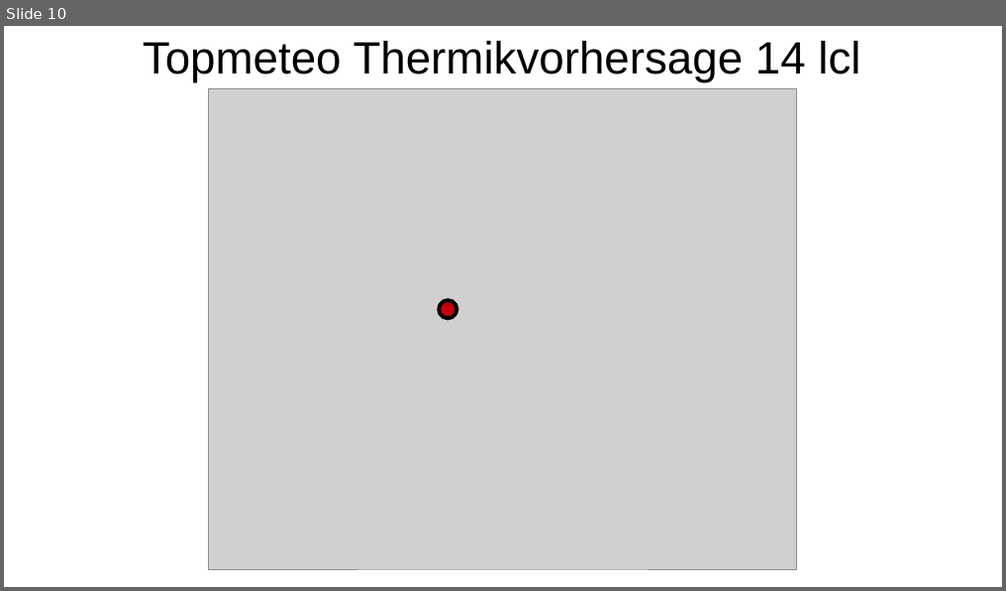
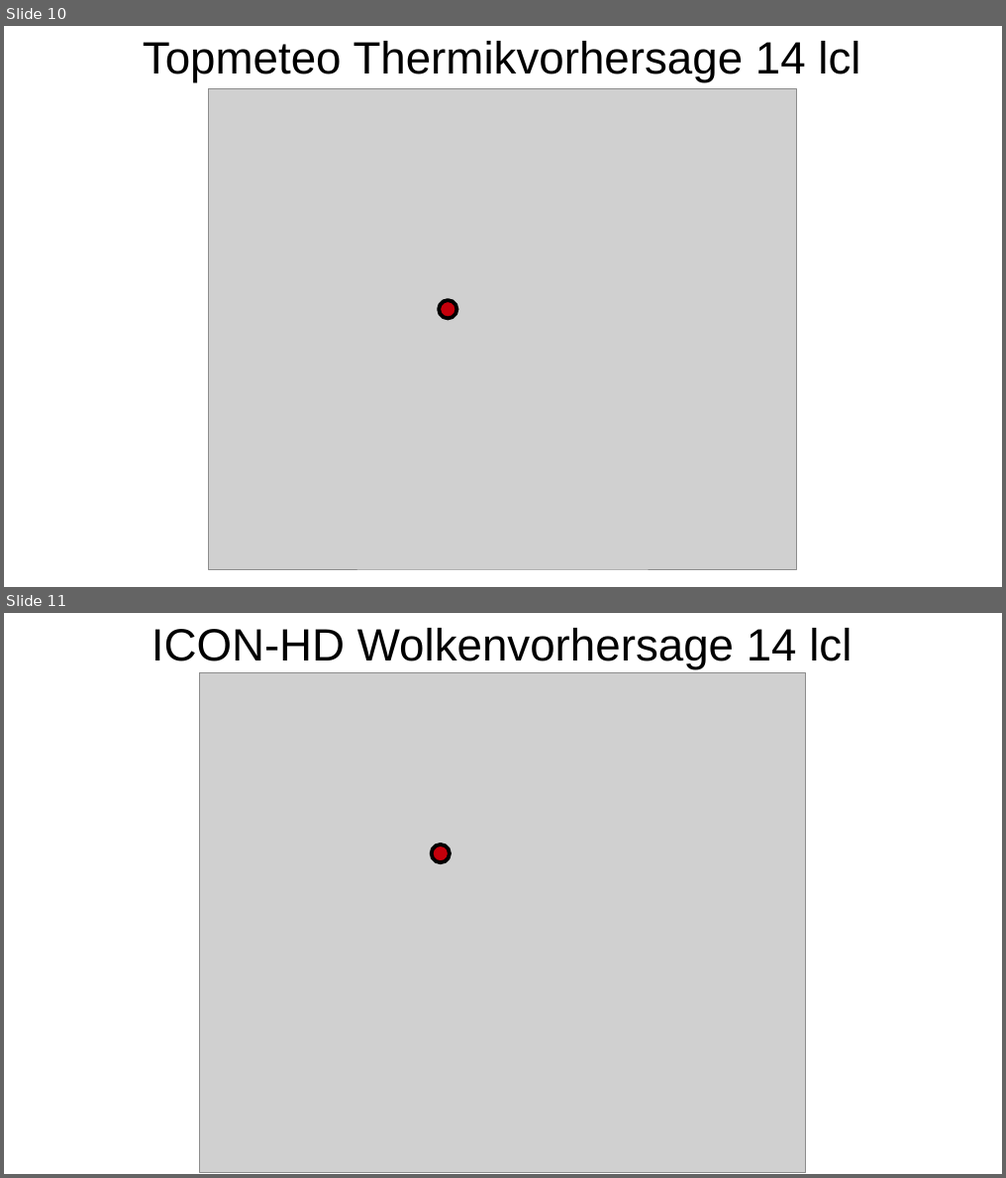
Before and after one commit to jkretz/metbrief, a slide deck: briefings/prievidza_25/template_prievidza_25/template_prievidza_25.odp. Shown one above the other, each under a label of ours: slide 10 before the commit, slides 10 and 11 after it. The pictures are 1006x591 and 1006x1178 pixels, drawn with LibreOffice and Linux fonts; fonts in the diff are those of the drawing; grey boxes stand for pictures. Boxes give left, top, right and bottom in pixels: in the first picture for what was removed or moved away, otherwise in the second. Text is boxed around its words. In the diff, an @@ line names an element or a change of style, - is before the commit and + after.

```diff
--- a/briefings/prievidza_25/template_prievidza_25/template_prievidza_25.odp
+++ b/briefings/prievidza_25/template_prievidza_25/template_prievidza_25.odp
@@ slide 11 added at (4,613,1002,1174), background #FFFFFF @@
@@ text added at (152,628,851,669), 36 pt, text #000000 @@
+ICON-HD Wolkenvorhersage 14 lcl
@@ picture added at (200,672,806,1172) @@
@@ ellipse added at (432,845,450,862), fill #C5000B, outline #000000 3 pt @@
```
Also in this commit, not shown: 3 slides changed, 2 other slides added, 55 other files.
